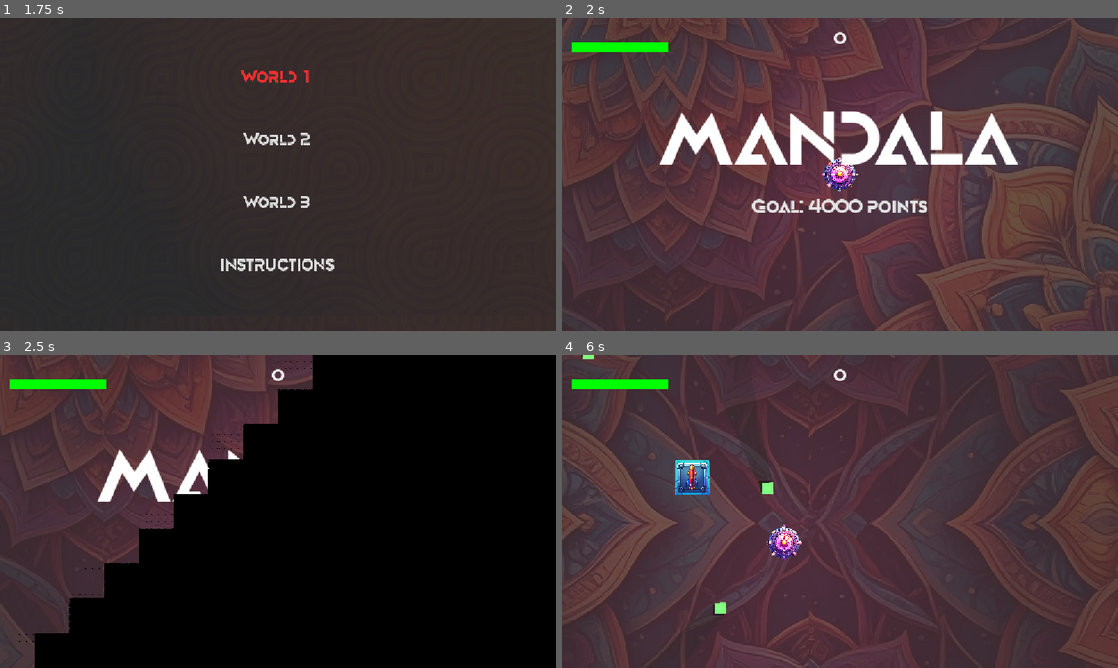
Above: before the commit, frames 1-4 (two rows, left to right).
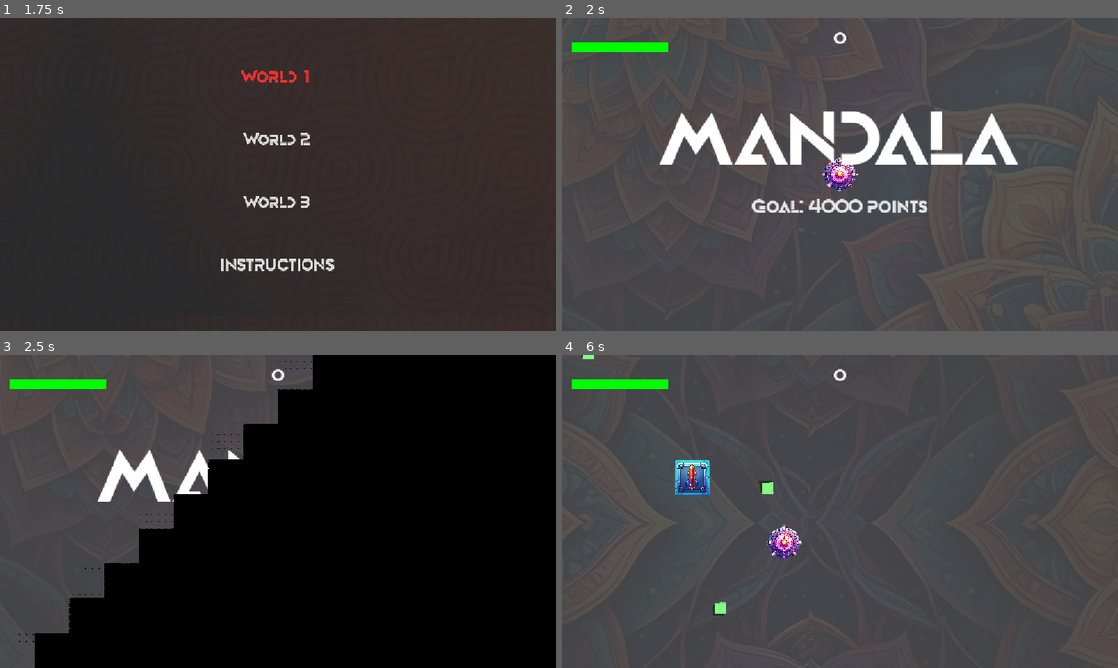
Above: after the commit, the same moments.

Repository: howardkam/Blockade
Game: Godot game, scene res://Scenes/title.tscn
Same seed, same stepped clock (60 frames per second), same inputs: the game is played once before the commit and once after it. Sound files missing from this copy of the repository are replaced by a short silence.
Inputs (mouse positions are in pixels of both pictures, inside the frame that each line leads up to):
- Up to frame 1 (1.75 s): tap Enter (start) at 0.5 s; move the mouse to (400, 158) at 0.52 s; hold D (right) 0.53-1.25 s; hold Enter (start) 0.53-1.25 s; click "World 1" at 1.25 s
- Up to frame 2 (2 s): no input
- Up to frame 3 (2.5 s): move the mouse to (166, 527) at 2.02 s; hold S (down) from 2.03 s (still down); tap Enter (start) at 2.1 s
- Up to frame 4 (6 s): move the mouse to (895, 442) at 2.77 s; release S (down) at 2.78 s; hold D (right) 2.78-3.53 s; hold Enter (start) 2.78-3.53 s; tap Keypad Enter at 2.85, 5.1 s; move the mouse to (812, 574) at 3.52 s; hold I (shootup) 3.53-4.28 s; tap Enter (start) at 3.6, 5.3 s; move the mouse to (1006, 558) at 4.27 s; hold Enter (start) 4.28-5.03 s; hold A (left) 4.28-5.78 s; move the mouse to (673, 464) at 5.02 s; move the mouse to (867, 511) at 5.77 s; hold S (down) from 5.78 s (still down); hold Enter (start) from 5.78 s (still down)

Frame 1 is identical in both runs. In frame 2, 24% of the frame differs, in the area x 0-100%, y 0-100%; in frame 3, 13%; in frame 4, 38%.

Commit message:
Rebuild world 1

Diff:
--- a/Scenes/world_1.tscn
+++ b/Scenes/world_1.tscn
@@ -1,27 +1,27 @@
-[gd_scene format=3 uid="uid://dcqrkio2sg4w"]
+[gd_scene format=3 uid="uid://dt3s4ld065qmd"]
 
-[ext_resource type="Script" uid="uid://cmsqvaepnjbxt" path="res://Scripts/world_1.gd" id="1_mqyi5"]
+[ext_resource type="Script" uid="uid://kt0ydb3211rx" path="res://Scripts/world_1.gd" id="1_mqyi5"]
 [ext_resource type="PackedScene" uid="uid://csyb3jak12esm" path="res://Scenes/player.tscn" id="2_player"]
 [ext_resource type="Texture2D" uid="uid://tqa81swhhd45" path="res://Assets/background-mandala1.jpg" id="3_kdx2d"]
-[ext_resource type="AudioStream" uid="uid://jdcrr8mclpf8" path="res://Assets/musictrack5.wav" id="4_12jk7"]
+[ext_resource type="AudioStream" uid="uid://cpcukr5prcfdd" path="res://Assets/musictrack2.wav" id="4_12jk7"]
 [ext_resource type="FontFile" uid="uid://cpglhhyirxx6b" path="res://Assets/movement/Movement.ttf" id="5_kdx2d"]
 
-[node name="World 1" type="Node2D" unique_id=2038485019]
+[node name="World 1" type="Node2D" unique_id=1507587922]
 script = ExtResource("1_mqyi5")
 
-[node name="ColorRect" type="ColorRect" parent="." unique_id=723924473]
+[node name="ColorRect" type="ColorRect" parent="." unique_id=1339538860]
 z_index = -1
 offset_left = -4968.0
 offset_top = -5333.0
 offset_right = 4945.0
 offset_bottom = 4936.0
-color = Color(0.235, 0, 0.02, 0.37)
+color = Color(0, 0, 0, 0.04)
 
-[node name="player" parent="." unique_id=1048804282 instance=ExtResource("2_player")]
+[node name="player" parent="." unique_id=16646871 instance=ExtResource("2_player")]
 position = Vector2(0, 8)
 
-[node name="TextureRect" type="TextureRect" parent="." unique_id=93713085]
-modulate = Color(1, 1, 1, 0.16)
+[node name="TextureRect" type="TextureRect" parent="." unique_id=857776756]
+modulate = Color(1, 1, 1, 0.08)
 z_index = -1
 texture_repeat = 2
 offset_left = -4970.0
@@ -31,17 +31,17 @@
 texture = ExtResource("3_kdx2d")
 stretch_mode = 1
 
-[node name="AudioStreamPlayer2D" type="AudioStreamPlayer2D" parent="." unique_id=50834005]
+[node name="AudioStreamPlayer2D" type="AudioStreamPlayer2D" parent="." unique_id=1621808399]
 process_mode = 3
 stream = ExtResource("4_12jk7")
 volume_db = 5.0
 autoplay = true
 max_distance = 5000.0
 
-[node name="WinUI" type="CanvasLayer" parent="." unique_id=1715585060]
+[node name="WinUI" type="CanvasLayer" parent="." unique_id=1251349291]
 process_mode = 3
 
-[node name="LevelClearedLabel" type="Label" parent="WinUI" unique_id=122439686]
+[node name="LevelClearedLabel" type="Label" parent="WinUI" unique_id=299098260]
 visible = false
 anchors_preset = 15
 anchor_right = 1.0
@@ -55,7 +55,7 @@
 horizontal_alignment = 1
 vertical_alignment = 1
 
-[node name="LevelIntroLabel" type="Label" parent="WinUI" unique_id=1872953265]
+[node name="LevelIntroLabel" type="Label" parent="WinUI" unique_id=802602807]
 anchors_preset = 8
 anchor_left = 0.5
 anchor_top = 0.5
@@ -73,7 +73,7 @@
 horizontal_alignment = 1
 vertical_alignment = 1
 
-[node name="LevelGoalLabel" type="Label" parent="WinUI" unique_id=1666271984]
+[node name="LevelGoalLabel" type="Label" parent="WinUI" unique_id=1470785029]
 anchors_preset = 8
 anchor_left = 0.5
 anchor_top = 0.5
--- a/Scripts/player.gd
+++ b/Scripts/player.gd
@@ -1,5 +1,5 @@
 extends CharacterBody2D
-#
+
 signal died
 
 @export var bullet_scene: PackedScene = preload("res://Scenes/bullet.tscn")
@@ -7,7 +7,7 @@
 @export var laser_scene: PackedScene = preload("res://Scenes/laser_beam.tscn")
 @export var move_speed: float = 550.0
 @export var fire_rate: float = 0.07
-@export var aim_smooth_speed: float = 20.0 # Adjust higher for quick response, lower for smoother floating aim
+@export var aim_smooth_speed: float = 20.0
 
 @export var max_health: float = 100.0
 @export var damage_per_second: float = 40.0
@@ -36,19 +36,19 @@
 # Camera Shake Variables
 var shake_intensity: float = 0.0
 
-@onready var score_label: Label = $UI/ScoreLabel
-@onready var hitbox: Area2D = $hitbox
-@onready var ui_layer: CanvasLayer = $UI
-@onready var sprite: Sprite2D = $Mainplayer
-@onready var injurysound: AudioStreamPlayer2D = $injurysound
-@onready var camera: Camera2D = $Camera2D
-@onready var timer_label: Label = $TimerLabel
+@onready var score_label: Label = $UI/ScoreLabel if has_node("UI/ScoreLabel") else null
+@onready var hitbox: Area2D = $hitbox if has_node("hitbox") else null
+@onready var ui_layer: CanvasLayer = $UI if has_node("UI") else null
+@onready var sprite: Sprite2D = $Mainplayer if has_node("Mainplayer") else null
+@onready var injurysound: AudioStreamPlayer2D = $injurysound if has_node("injurysound") else null
+@onready var camera: Camera2D = $Camera2D if has_node("Camera2D") else null
+@onready var timer_label: Label = $TimerLabel if has_node("TimerLabel") else null
 
 var health_bar: ProgressBar
 var injury_fade_tween: Tween = null
 const INJURY_ORIGINAL_VOLUME: float = 10.0
 
-func _ready():
+func _ready() -> void:
 	Input.mouse_mode = Input.MOUSE_MODE_HIDDEN
 	add_to_group("player")
 	current_health = max_health
@@ -65,21 +65,21 @@
 	is_trident_active = false
 	trident_time_left = 0.0
 
-func activate_missile_powerup(duration: float = 30.0):
+func activate_missile_powerup(duration: float = 30.0) -> void:
 	clear_powerups()
 	is_missile_active = true
 	missile_time_left = duration
 	if timer_label:
 		timer_label.show()
 
-func activate_laser_powerup(duration: float = 20.0):
+func activate_laser_powerup(duration: float = 20.0) -> void:
 	clear_powerups()
 	is_laser_active = true
 	laser_time_left = duration
 	if timer_label:
 		timer_label.show()
 
-func activate_trident_powerup(duration: float = 20.0):
+func activate_trident_powerup(duration: float = 20.0) -> void:
 	clear_powerups()
 	is_trident_active = true
 	trident_time_left = duration
@@ -105,12 +105,15 @@
 	else:
 		get_tree().reload_current_scene()
 
-func setup_health_ui():
+func setup_health_ui() -> void:
+	if not ui_layer:
+		return
+
 	if has_node("ProgressBar"):
 		health_bar = $ProgressBar
 		health_bar.reparent(ui_layer)
 	elif ui_layer.has_node("ProgressBar"):
-		health_bar = ui_layer.get_node("ProgressBar")
+		health_bar = ui_layer.get_node("ProgressBar") as ProgressBar
 	else:
 		health_bar = ProgressBar.new()
 		health_bar.name = "ProgressBar"
@@ -137,24 +140,23 @@
 
 	update_health_ui()
 
-func add_score(amount: int = 10):
+func add_score(amount: int = 10) -> void:
 	score += amount
 	update_score_ui()
 
-func update_score_ui():
+func update_score_ui() -> void:
 	if score_label:
 		score_label.text = str(score)
 
-func update_health_ui():
+func update_health_ui() -> void:
 	if health_bar:
 		health_bar.value = current_health
 
-func heal(amount: float):
+func heal(amount: float) -> void:
 	current_health = min(current_health + amount, max_health)
 	update_health_ui()
 
-func _physics_process(delta):
-	# Handle Laser Power-up Timer
+func _physics_process(delta: float) -> void:
 	if is_laser_active:
 		laser_time_left -= delta
 		if timer_label:
@@ -166,7 +168,6 @@
 			if timer_label:
 				timer_label.hide()
 
-	# Handle Missile Power-up Timer
 	if is_missile_active:
 		missile_time_left -= delta
 		if timer_label:
@@ -178,7 +179,6 @@
 			if timer_label:
 				timer_label.hide()
 
-	# Handle Trident Power-up Timer
 	if is_trident_active:
 		trident_time_left -= delta
 		if timer_label:
@@ -229,7 +229,7 @@
 		can_shoot = false
 		shoot_timer = fire_rate
 
-func check_enemy_damage(delta: float):
+func check_enemy_damage(delta: float) -> void:
 	if not hitbox:
 		return
 
@@ -259,7 +259,7 @@
 		if sprite:
 			sprite.modulate = Color.WHITE
 
-func start_injury_sound():
+func start_injury_sound() -> void:
 	if not injurysound:
 		return
 	if injury_fade_tween and injury_fade_tween.is_running():
@@ -268,7 +268,7 @@
 	if not injurysound.playing:
 		injurysound.play()
 
-func stop_injury_sound_smooth(fade_time: float = 0.25):
+func stop_injury_sound_smooth(fade_time: float = 0.25) -> void:
 	if not injurysound or not injurysound.playing:
 		return
 	if injury_fade_tween and injury_fade_tween.is_running():
@@ -276,13 +276,14 @@
 
 	injury_fade_tween = create_tween()
 	injury_fade_tween.tween_property(injurysound, "volume_db", -80.0, fade_time)
-	injury_fade_tween.finished.connect(func():
-		if is_instance_valid(injurysound):
-			injurysound.stop()
-			injurysound.volume_db = INJURY_ORIGINAL_VOLUME
-	)
-
-func take_damage(amount: float):
+	injury_fade_tween.finished.connect(_on_injury_fade_finished)
+
+func _on_injury_fade_finished() -> void:
+	if is_instance_valid(injurysound):
+		injurysound.stop()
+		injurysound.volume_db = INJURY_ORIGINAL_VOLUME
+
+func take_damage(amount: float) -> void:
 	current_health -= amount
 	current_health = max(current_health, 0.0)
 	update_health_ui()
@@ -290,7 +291,7 @@
 	if current_health <= 0.0 and not is_dead:
 		die()
 
-func die():
+func die() -> void:
 	is_dead = true
 	velocity = Vector2.ZERO
 	stop_injury_sound_smooth(0.15)
@@ -313,29 +314,34 @@
 	clear_all_enemies()
 	show_game_over()
 
-func spawn_death_explosion():
+func spawn_death_explosion() -> void:
 	if has_node("DeathParticles"):
 		var particles = $DeathParticles as CPUParticles2D
-		particles.reparent(get_tree().current_scene)
-		particles.global_position = global_position
-		particles.restart()
-		particles.emitting = true
-		get_tree().create_timer(particles.lifetime + 0.5).timeout.connect(particles.queue_free)
-
-func stop_all_spawners():
+		if particles:
+			particles.reparent(get_tree().current_scene)
+			particles.global_position = global_position
+			particles.restart()
+			particles.emitting = true
+			get_tree().create_timer(particles.lifetime + 0.5).timeout.connect(particles.queue_free)
+
+func stop_all_spawners() -> void:
 	var scene_tree = get_tree().current_scene
 	if scene_tree:
-		for child in scene_tree.get_children(true):
-			if child is Timer:
-				child.stop()
-
-func clear_all_enemies():
+		var timers = scene_tree.find_children("*", "Timer", true, false)
+		for timer in timers:
+			if timer is Timer:
+				timer.stop()
+
+func clear_all_enemies() -> void:
 	var enemies = get_tree().get_nodes_in_group("enemy") + get_tree().get_nodes_in_group("enemies")
 	for enemy in enemies:
 		if is_instance_valid(enemy):
 			enemy.queue_free()
 
-func show_game_over():
+func show_game_over() -> void:
+	if not ui_layer:
+		return
+
 	var game_over_label = Label.new()
 	game_over_label.text = "GAME OVER\n\nPress START to try again\n\nPress ESC to quit"
 	game_over_label.horizontal_alignment = HORIZONTAL_ALIGNMENT_CENTER
@@ -347,7 +353,7 @@
 	game_over_label.anchor_right = 1.0
 	game_over_label.anchor_bottom = 1.0
 
-	var font = load("res://Assets/movement/Movement.ttf")
+	var font = load("res://Assets/movement/Movement.ttf") as Font
 	if font:
 		game_over_label.add_theme_font_override("font", font)
 		game_over_label.add_theme_font_size_override("font_size", 36)
@@ -355,7 +361,7 @@
 
 	ui_layer.add_child(game_over_label)
 
-func fire_bullet(dir: Vector2):
+func fire_bullet(dir: Vector2) -> void:
 	var proj_scene: PackedScene = bullet_scene
 	if is_laser_active:
 		proj_scene = laser_scene
--- a/Scripts/title.gd
+++ b/Scripts/title.gd
@@ -1,6 +1,6 @@
 extends Node2D
 
-@onready var label: Label = $CanvasLayer/Label
+@onready var label: Label = $CanvasLayer/Label if has_node("CanvasLayer/Label") else null
 
 @export var animation_duration: float = 4.0
 @export var auto_transition_time: float = 6.0
@@ -11,16 +11,16 @@
 
 func _ready() -> void:
 	# Keep intro music playing continuously across scene transitions
-	if intro_music_stream:
+	if intro_music_stream and get_node_or_null("/root/MusicManager"):
 		MusicManager.play_music(intro_music_stream)
 
-	# Start fully transparent
-	label.modulate = Color(1.0, 0.0, 0.0, 0.0)
+	if label:
+		# Start fully transparent
+		label.modulate = Color(1.0, 0.0, 0.0, 0.0)
 
-	# Fade in opacity to red while remaining in place
-	var tween: Tween = create_tween()
-	tween.tween_property(label, "modulate", Color(1.0, 0.0, 0.0, 1.0), animation_duration)\
-		.set_trans(Tween.TRANS_CUBIC).set_ease(Tween.EASE_OUT)
+		# Fade in opacity to red while remaining in place
+		var tween: Tween = create_tween()
+		tween.tween_property(label, "modulate", Color(1.0, 0.0, 0.0, 1.0), animation_duration).set_trans(Tween.TRANS_CUBIC).set_ease(Tween.EASE_OUT)
 
 	# Auto-advance timer
 	get_tree().create_timer(auto_transition_time).timeout.connect(_on_auto_timer_timeout)
@@ -40,7 +40,10 @@
 	if get_node_or_null("/root/Global"):
 		Global.reset_game()
 
-	SceneManager.change_scene(next_scene, {
-		"pattern": "fade",
-		"time": 3
-	})
+	if get_node_or_null("/root/SceneManager"):
+		SceneManager.change_scene(next_scene, {
+			"pattern": "fade",
+			"time": 3
+		})
+	else:
+		get_tree().change_scene_to_file(next_scene)
--- a/Scripts/world_1.gd
+++ b/Scripts/world_1.gd
@@ -3,14 +3,11 @@
 
 func _init() -> void:
 	next_level_scene = "res://Scenes/world_2.tscn"
-	initial_powerup_count = 3
-	initial_bomb_count = 2
-	initial_trident_count = 3
-	total_batches = 20
+	initial_powerup_count = 4
+	initial_bomb_count = 3
+	initial_trident_count = 4
+	total_batches = 30
 	diamonds_per_batch = 50
-	pluses_per_batch = 8
-	gigantor_spawn_chance = 0.2
+	pluses_per_batch = 6
+	gigantor_spawn_chance = 0.1
 	target_score = 4000
-
-func _ready() -> void:
-	super._ready()
Not shown, changed: Scripts/world_1.gd.uid
